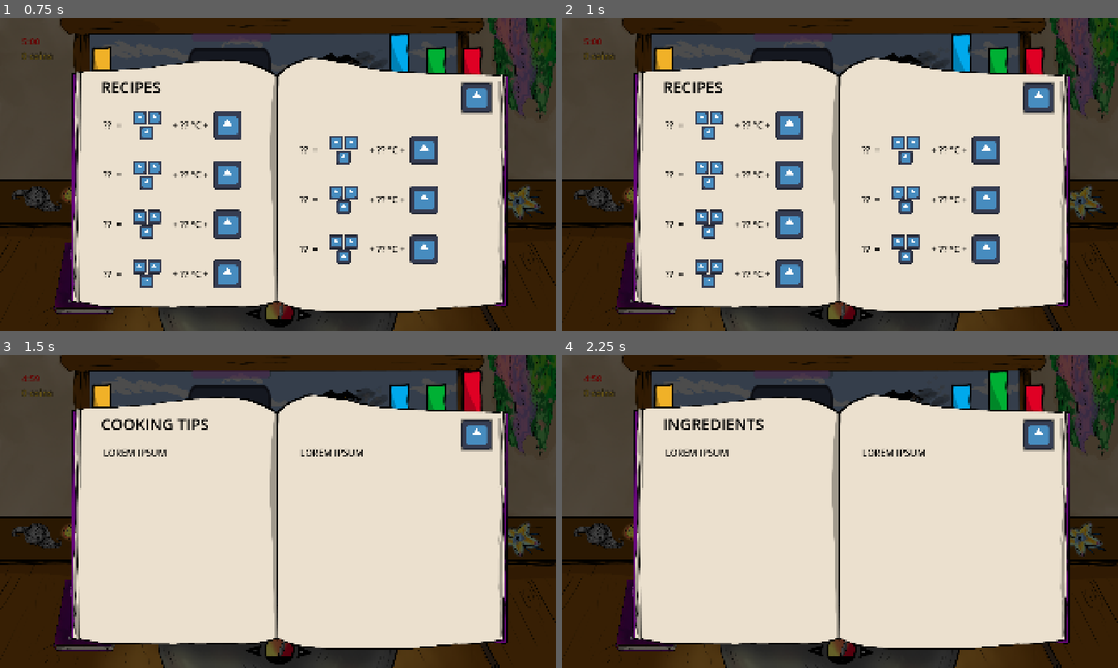
Above: before the commit, frames 1-4 (two rows, left to right).
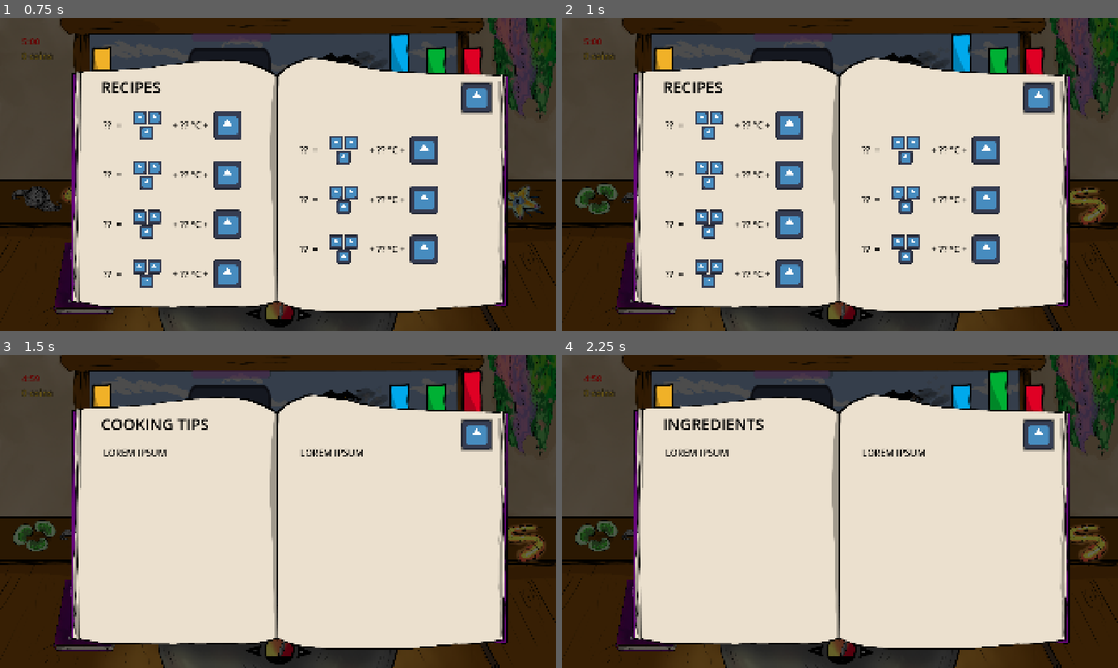
Above: after the commit, the same moments.

Repository: Eko199/Sugaming-Game-Jam-2026
Game: Godot game, scene res://main.tscn
The game is run twice, just before and just after one commit, with the same random seed, the same clock (stepped at 60 frames per second) and the same inputs. The engine's default icon, where the game draws it, is replaced by a stand-in: a white triangle on a blue panel in a dark square.
Inputs (mouse positions are in pixels of both pictures, inside the frame that each line leads up to):
- Up to frame 1 (0.75 s): tap Enter at 0.5 s; move the mouse to (400, 158) at 0.52 s; hold D (temp_up) from 0.53 s (still down); hold Space (open_book) from 0.53 s (still down); click (400, 158) at 0.67 s
- Up to frame 2 (1 s): keep holding D (temp_up); keep holding Space (open_book)
- Up to frame 3 (1.5 s): release D (temp_up) at 1.25 s; release Space (open_book) at 1.25 s; click (472, 411) at 1.25 s
- Up to frame 4 (2.25 s): click (1001, 411) at 2 s

Frame 1 is identical in both runs. In frame 2, 1.2% of the frame differs, in the area x 2-99%, y 52-67%; in frame 3, 1.2%; in frame 4, 1.2%.

Commit message:
Debuffs partial

Diff:
--- a/globals/constants.gd
+++ b/globals/constants.gd
@@ -15,11 +15,10 @@
 }
 
 enum DEBUFF {
-	COLOR_BLINDNESS, SPEECH_MISUNDERSTANDING,
+	COLOR_BLINDNESS, SPEECH_MISUNDERSTANDING, ITEM_SHUFFLE, SOUND_MUFFLING
 }
 
 # General information
-## TODO: Add actual sprites
 const INGRIDIENT_TEXTURE: PackedStringArray = [
 	'res://textures/gnome_hair.png',
 	'res://textures/fireworm.png',
@@ -74,3 +73,5 @@
 const EASY_RECIPE_MIN_WEIGHT: float = 0.35
 const TEMP_DIAL_CHANGE: int = 5
 const PERFECT_TIME_BONUS: float = 5.0
+const DEBUFF_FAILS: int = 2
+const DEBUFF_TIME: int = 20
--- a/globals/recipe.gd
+++ b/globals/recipe.gd
@@ -11,11 +11,11 @@
 		Cons.STIR_PATTERN.ANY, 10
 	],
 	[Ingredient.TYPE.EXPANDING_BEANS] : [
-		Cons.RECIPE.ENLARGEMENT, Vector2i(75, 95),
+		Cons.RECIPE.ENLARGEMENT, Vector2i(75, 100),
 		Cons.STIR_PATTERN.CLOCKWISE, 15
 	],
 	[Ingredient.TYPE.UNICORN_TEARS, Ingredient.TYPE.STAR_FLOWER] : [
-		Cons.RECIPE.HEALING, Vector2i(0, 100),
+		Cons.RECIPE.HEALING, Vector2i(10, 90),
 		Cons.STIR_PATTERN.ANY, 20
 	],
 	[Ingredient.TYPE.FIRE_WORM, Ingredient.TYPE.FROSTY_MINT] : [
--- a/main.gd
+++ b/main.gd
@@ -6,11 +6,15 @@
 @onready var spoon: TextureRect = $Spoon
 @onready var almanac: MarginContainer = $UI/ColorRect/AlmanacControl
 @onready var back_background: TextureRect = $BackBackground
+@onready var shelf: Node2D = $Shelf
+@onready var color_blind: ColorBlindFilter = $ColorBlind
 
 var rng: RandomNumberGenerator = RandomNumberGenerator.new()
 var customers_spawned: int = 0
 var money: int = 0
 var potions_served: int = 0
+var fails: int = 0
+var current_debuffs: Array[Cons.DEBUFF] = []
 var is_spoon_held: bool = false
 var is_over: bool = false
 var elapsed: float = 0.0
@@ -19,9 +23,12 @@
 	rng.randomize()
 	Event.customer_left.connect(_on_customer_left)
 	Event.customer_paid.connect(_on_customer_paid)
+	Event.potion_served.connect(_on_potion_served)
 	round_timer.timeout.connect(_end_game)
 	round_timer.start(Cons.ROUND_TIME)
 	_spawn_customer()
+	await get_tree().create_timer(1.0).timeout
+	_shuffle_items()
 
 func _process(delta: float) -> void:
 	elapsed += delta
@@ -62,6 +69,31 @@
 		weights.append(weight)
 	return rng.rand_weighted(weights) as Cons.RECIPE
 
+func _get_debuff() -> void:
+	if fails % Cons.DEBUFF_FAILS != 0: return
+	var debuffs: Array = Cons.DEBUFF.values().filter(
+		func(a): return not a in current_debuffs
+	)
+	var debuff: Cons.DEBUFF = debuffs.pick_random()
+	if debuff == null: return
+	current_debuffs.append(debuff)
+	_apply_debuff(debuff)
+
+func _apply_debuff(wt: Cons.DEBUFF) -> void:
+	match wt:
+		Cons.DEBUFF.COLOR_BLINDNESS:
+			color_blind.fade_in()
+		Cons.DEBUFF.SPEECH_MISUNDERSTANDING: pass
+		Cons.DEBUFF.ITEM_SHUFFLE:
+			_shuffle_items()
+		Cons.DEBUFF.SOUND_MUFFLING: pass
+
+func _shuffle_items() -> void:
+	var items: Array = shelf.get_children().map(func(ing): return ing.type)
+	items.shuffle()
+	for i in shelf.get_child_count():
+		shelf.get_child(i).type = items[i]
+
 func _on_customer_left(_customer: Customer, _served: bool) -> void:
 	await get_tree().create_timer(Cons.CUSTOMER_GAP).timeout
 	if is_over or round_timer.is_stopped(): return
@@ -73,6 +105,11 @@
 	Event.money_changed.emit(money)
 	if quality == Cons.QUALITY.EXCELLENT: add_time(Cons.PERFECT_TIME_BONUS)
 
+func _on_potion_served(pot: Dictionary) -> void:
+	if pot.success: return
+	fails += 1
+	_get_debuff()
+
 func _on_spoon_button_up() -> void:
 	spoon.hide()
 	is_spoon_held = true
--- a/main.tscn
+++ b/main.tscn
@@ -7,6 +7,7 @@
 [ext_resource type="Texture2D" uid="uid://cwdg41cb3c5sy" path="res://textures/background.png" id="3_7mycd"]
 [ext_resource type="PackedScene" uid="uid://b4a1c2d50cjdd" path="res://potion_making/cauldron.tscn" id="3_lquwl"]
 [ext_resource type="PackedScene" uid="uid://bf47lyj853ja" path="res://ui/almanac_control.tscn" id="4_4c57u"]
+[ext_resource type="Script" uid="uid://4jn4w77cy3d5" path="res://ui/color_blind_filter.gd" id="5_cegan"]
 [ext_resource type="Texture2D" uid="uid://c44y8o6fmokw4" path="res://textures/backgroundx2dragon.png" id="5_yaehf"]
 [ext_resource type="PackedScene" uid="uid://ddyr3a0jetguo" path="res://potion_making/customer.tscn" id="6_7mycd"]
 [ext_resource type="Texture2D" uid="uid://cryb0mo88h5oc" path="res://textures/gnome_hair.png" id="7_2cqfq"]
@@ -110,6 +111,9 @@
 offset_bottom = 740.0
 scale = Vector2(0.8, 0.8)
 
+[node name="ColorBlind" type="CanvasLayer" parent="." unique_id=471396018]
+script = ExtResource("5_cegan")
+
 [node name="BackBackground" type="TextureRect" parent="." unique_id=1143501225]
 offset_right = 1920.0
 offset_bottom = 1080.0
--- a/potion_making/cauldron.gd
+++ b/potion_making/cauldron.gd
@@ -11,11 +11,14 @@
 var current_stirring: Cons.STIR_PATTERN = Cons.STIR_PATTERN.NONE
 var refill_tween: Tween
 var _ready_done: bool = false
+var customer_present: bool = false
 
 func _ready() -> void:
 	Event.potion_served.connect(_potion_served)
 	Event.cauldron_emptied.connect(_potion_served)
 	Event.stirred.connect(_stirred)
+	Event.customer_arrived.connect(func(_c: Customer) -> void: customer_present = true)
+	Event.customer_left.connect(func(_c: Customer, _served: bool) -> void: customer_present = false)
 	water_mask.z_index = Cons.Z_WATER
 	front.z_index = Cons.Z_CAULDRON_FRONT
 	dial.z_index = Cons.Z_CAULDRON_FRONT
@@ -51,6 +54,7 @@
 		.set_ease(Tween.EASE_OUT).set_trans(Tween.TRANS_QUAD)
 
 func _stirred(pattern: Cons.STIR_PATTERN) -> void:
+	if not customer_present: return
 	current_stirring = pattern
 	brew()
 
@@ -60,6 +64,7 @@
 
 func brew() -> void:
 	var result: Dictionary = Recipe.evaluate(current_items.duplicate(), roundi(current_temp), current_stirring)
+	result.success = result.success and Utility.scene.customer.wanted == result.recipe_id
 	Event.potion_served.emit(result)
 
 func _is_spoon_held() -> bool:
@@ -67,7 +72,6 @@
 	return viewport.gui_is_dragging() and viewport.gui_get_drag_data() is Spoon
 
 func _unhandled_input(event: InputEvent) -> void:
-	if _is_spoon_held(): return
 	if event.is_action('temp_down'):
 		_change_temp(-Cons.TEMP_DIAL_CHANGE)
 	if event.is_action('temp_up'):
--- a/potion_making/customer.gd
+++ b/potion_making/customer.gd
@@ -23,7 +23,6 @@
 	rest_y = position.y
 	hide()
 
-## Off-screen x on the right, so customers walk in/out from right to left.
 func _offscreen_x() -> float:
 	return get_viewport_rect().size.x - 600.0
 
@@ -63,7 +62,6 @@
 	scale = Vector2.ONE
 	position.y = rest_y
 
-## Small reaction: shake + red when unhappy, squash when poor, hop(s) when good/excellent.
 func _react(served: bool, quality: Cons.QUALITY) -> Tween:
 	pivot_offset = Vector2(size.x / 2.0, size.y)
 	react_tween = create_tween()
--- a/potion_making/ingredient.gd
+++ b/potion_making/ingredient.gd
@@ -6,8 +6,10 @@
 	UNICORN_TEARS, EXPANDING_BEANS, STAR_FLOWER,
 }
 
-@export var type: TYPE
-
+@export var type: TYPE:
+	set(value):
+		type = value
+		reload()
 @onready var outline: TextureRect = $Outline
 
 var saved_texture: Texture2D
@@ -16,11 +18,14 @@
 const drag_preview = preload("res://potion_making/drag_preview.gd")
 
 func _ready() -> void:
-	texture = load(Cons.INGRIDIENT_TEXTURE[type])
-	outline.texture = texture
-	saved_texture = texture
+	reload()
 	Event.potion_served.connect(_return_to_shelf)
 	Event.cauldron_emptied.connect(_return_to_shelf)
+
+func reload() -> void:
+	texture = load(Cons.INGRIDIENT_TEXTURE[type])
+	if outline != null: outline.texture = texture
+	saved_texture = texture
 
 func _return_to_shelf(_result = null) -> void:
 	if is_dragging: return
--- /dev/null
+++ b/shaders/color_blindness.gdshader
@@ -0,0 +1,13 @@
+shader_type canvas_item;
+
+// Full-screen black and white filter. Put it on a ColorRect that covers
+// the screen and drive `intensity` from 0 (normal) to 1 (grayscale) to fade it in.
+
+uniform sampler2D screen_texture : hint_screen_texture, repeat_disable, filter_nearest;
+uniform float intensity : hint_range(0.0, 1.0) = 0.0;
+
+void fragment() {
+	vec4 src = texture(screen_texture, SCREEN_UV);
+	float gray = dot(src.rgb, vec3(0.2126, 0.7152, 0.0722));
+	COLOR = vec4(mix(src.rgb, vec3(gray), intensity), src.a);
+}
--- /dev/null
+++ b/ui/color_blind_filter.gd
@@ -0,0 +1,28 @@
+extends CanvasLayer
+class_name ColorBlindFilter
+
+const SHADER: Shader = preload("res://shaders/color_blindness.gdshader")
+
+var material_: ShaderMaterial = ShaderMaterial.new()
+var tween: Tween
+
+func _ready() -> void:
+	layer = 100
+	material_.shader = SHADER
+	material_.set_shader_parameter("intensity", 0.0)
+	var rect: ColorRect = ColorRect.new()
+	rect.set_anchors_preset(Control.PRESET_FULL_RECT)
+	rect.mouse_filter = Control.MOUSE_FILTER_IGNORE
+	rect.material = material_
+	add_child(rect)
+
+func fade_to(target: float, duration: float) -> void:
+	if tween: tween.kill()
+	tween = create_tween()
+	tween.tween_property(material_, "shader_parameter/intensity", target, duration)
+
+func fade_in(duration: float = 2.0) -> void:
+	fade_to(1.0, duration)
+
+func fade_out(duration: float = 2.0) -> void:
+	fade_to(0.0, duration)
Not shown, added: shaders/color_blindness.gdshader.uid
Not shown, added: ui/color_blind_filter.gd.uid
